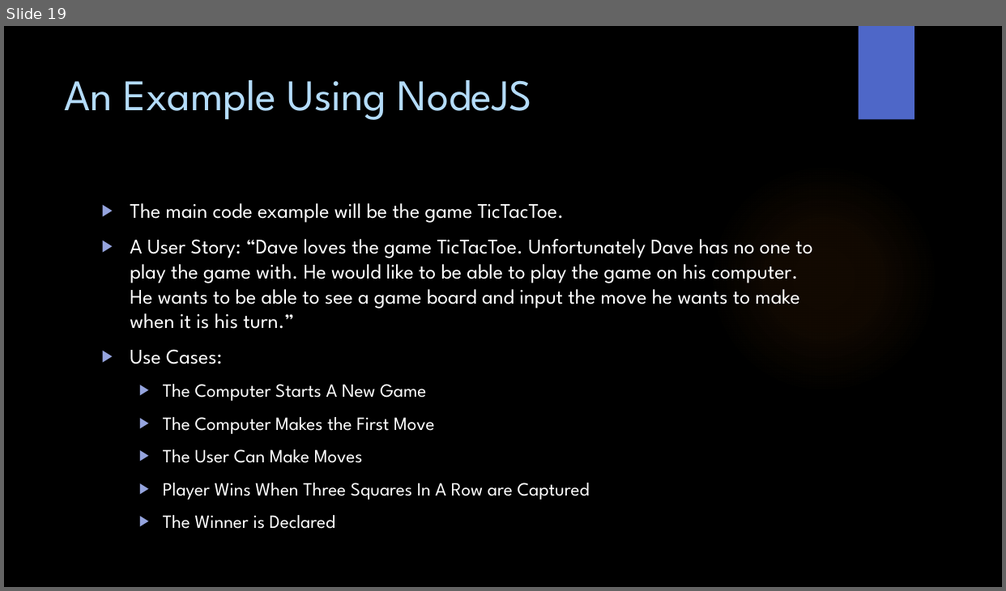
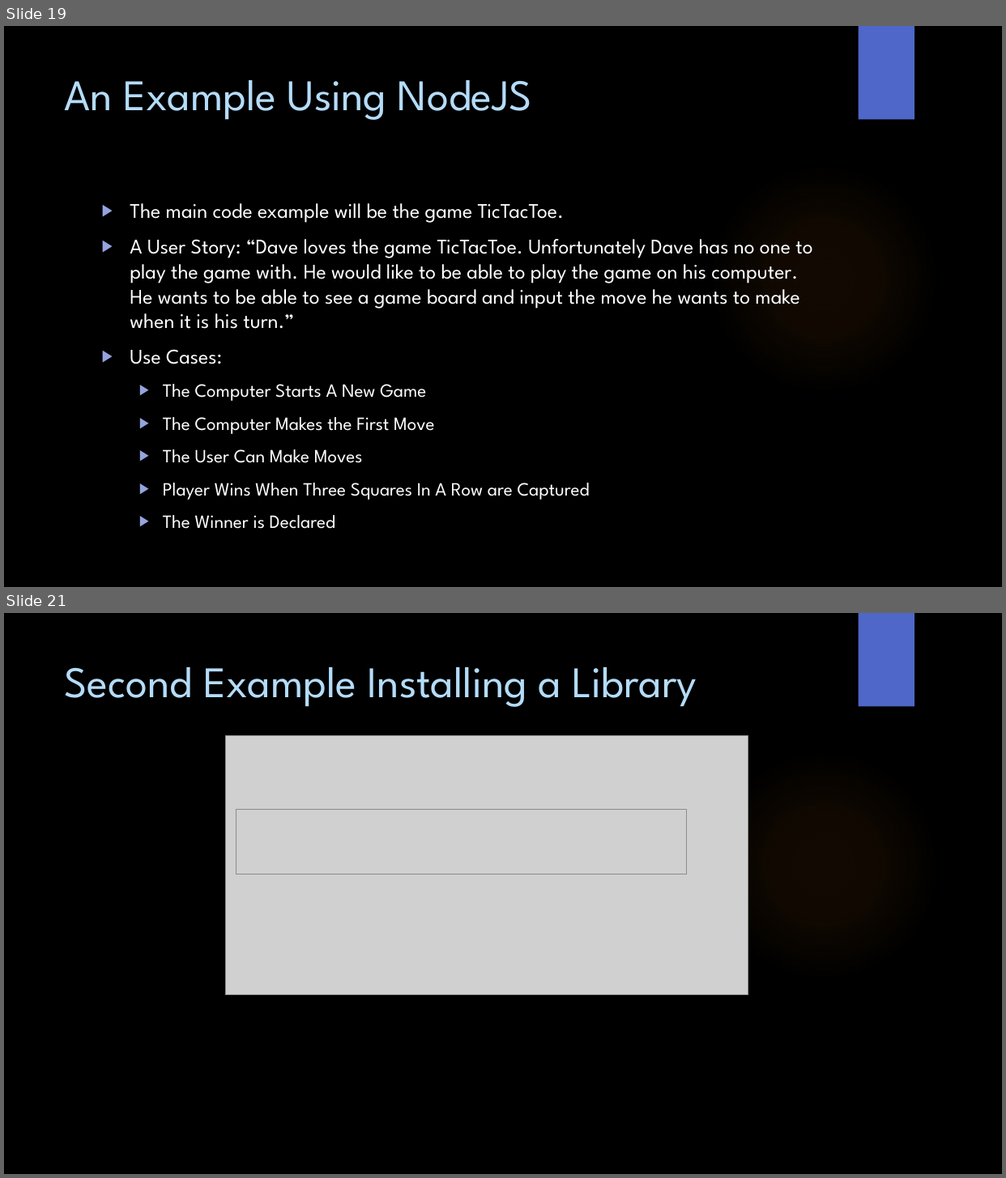
Before and after one commit to WitsSoftDev/SoftDev2016, a slide deck: Session 1/Softdev Session 1 2016.pptx. Shown one above the other, each under a label of ours: slide 19 before the commit, slides 19 and 21 after it; the slides between them are not shown. The pictures are 1006x591 and 1006x1178 pixels, drawn with LibreOffice and Linux fonts; fonts in the diff are those of the drawing; grey boxes stand for pictures; background and template pictures are left out. Boxes give left, top, right and bottom in pixels: in the first picture for what was removed or moved away, otherwise in the second. Text is boxed around its words. In the diff, an @@ line names an element or a change of style, - is before the commit and + after.

```diff
--- a/Session 1/Softdev Session 1 2016.pptx
+++ b/Session 1/Softdev Session 1 2016.pptx
@@ slide 21 added at <box>4,613,1002,1174</box>, background picture (left out); not listed: 2 template elements that a slide beside it also shows @@
@@ title added at <box>65,667,697,707</box>, 42 pt, text #B4DCFA @@
+Second Example Installing a Library
@@ picture added at <box>226,736,748,995</box> @@
@@ picture added at <box>236,809,687,874</box> @@
```
Also in this commit, not shown: 1 other slide added, 2 other files.
